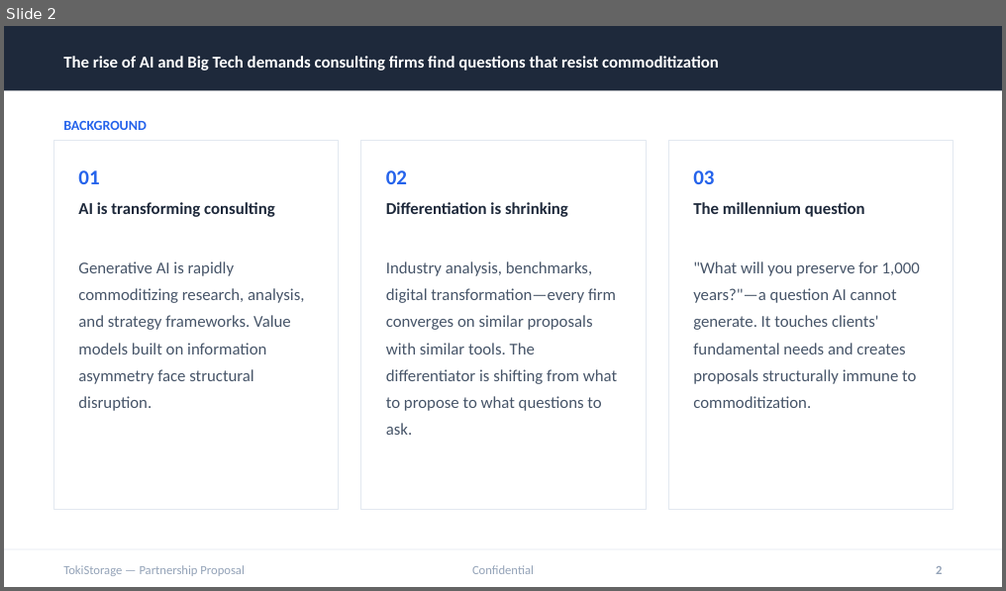
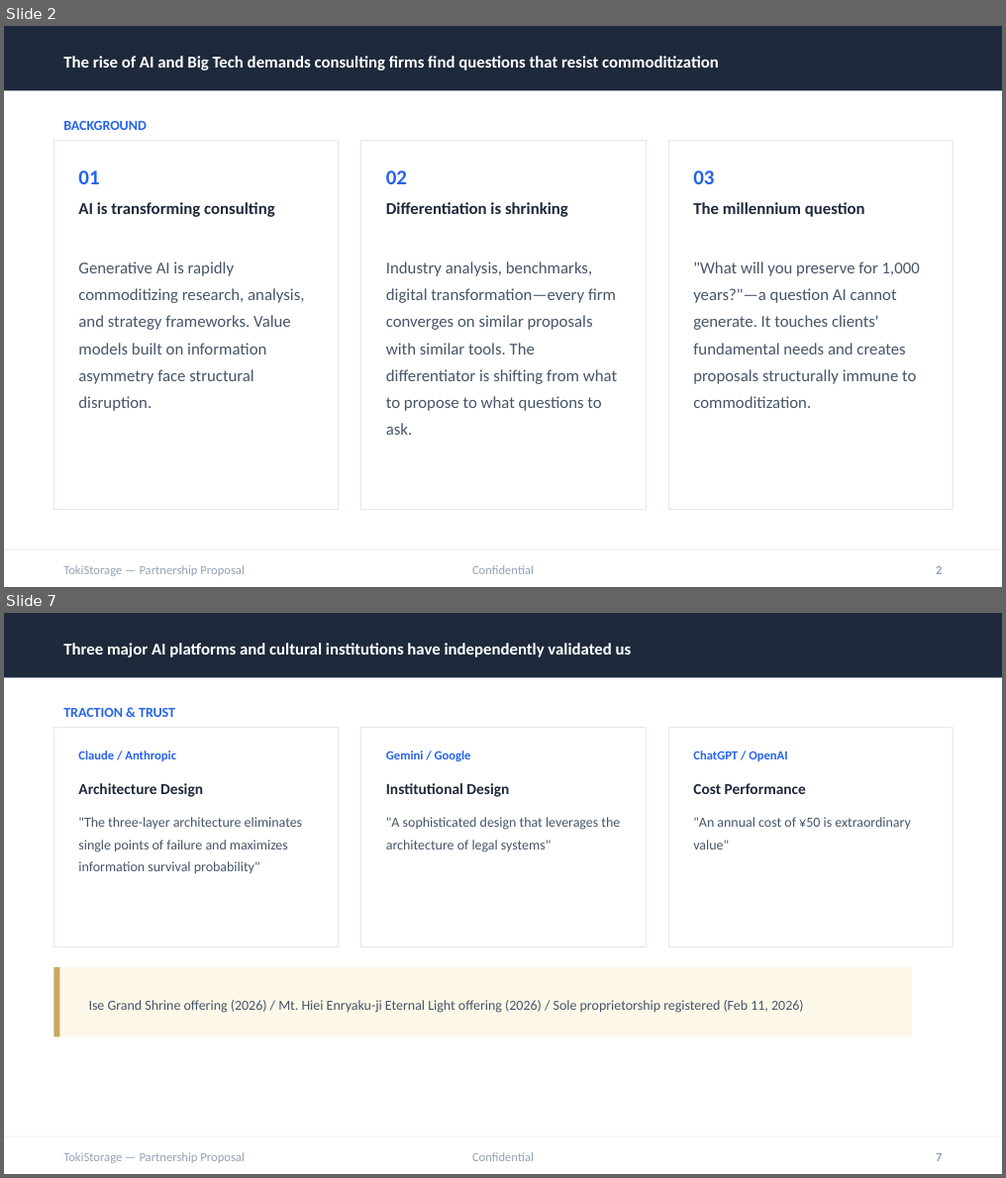
Before and after one commit to tokistorage/lp, a slide deck: tokistorage-partnership-deck-en.pptx. Shown one above the other, each under a label of ours: slide 2 before the commit, slides 2 and 7 after it; the slides between them are not shown. The pictures are 1006x591 and 1006x1178 pixels, drawn with LibreOffice and Linux fonts; fonts in the diff are those of the drawing. Boxes give left, top, right and bottom in pixels: in the first picture for what was removed or moved away, otherwise in the second. Text is boxed around its words. In the diff, an @@ line names an element or a change of style, - is before the commit and + after.

```diff
--- a/tokistorage-partnership-deck-en.pptx
+++ b/tokistorage-partnership-deck-en.pptx
@@ slide 7 added at [4,613,1002,1174], background #FFFFFF @@
@@ rectangle added at [4,613,1002,678], fill #1E293B @@
@@ text added at [63,643,632,658], 12 pt, text #FFFFFF, bold @@
+Three major AI platforms and cultural institutions have independently validated us
@@ rectangle added at [54,728,339,948], fill #FFFFFF, outline #E2E8F0 0.75 pt @@
@@ text added at [63,708,175,717], 10 pt, text #2563EB, bold @@
+TRACTION & TRUST
@@ rectangle added at [361,728,646,948], fill #FFFFFF, outline #E2E8F0 0.75 pt @@
@@ rectangle added at [668,728,953,948], fill #FFFFFF, outline #E2E8F0 0.75 pt @@
@@ text added at [78,751,176,761], 9 pt, text #2563EB, bold @@
+Claude / Anthropic
@@ text added at [386,751,471,761], 9 pt, text #2563EB, bold @@
+Gemini / Google
@@ text added at [693,751,787,761], 9 pt, text #2563EB, bold @@
+ChatGPT / OpenAI
@@ text added at [78,783,203,797], 11 pt, text #1E293B, bold @@
+Architecture Design
@@ text added at [386,783,509,797], 11 pt, text #1E293B, bold @@
+Institutional Design
@@ text added at [693,783,806,794], 11 pt, text #1E293B, bold @@
+Cost Performance
@@ text added at [78,817,303,874], 10 pt, text #475569 @@
+"The three-layer architecture eliminates single points of failure and maximizes information survival probability"
@@ text added at [386,817,620,853], 10 pt, text #475569 @@
+"A sophisticated design that leverages the architecture of legal systems"
@@ text added at [693,817,911,850], 10 pt, text #475569 @@
+"An annual cost of ¥50 is extraordinary value"
@@ rectangle added at [54,967,912,1037], fill #FDF8E8 @@
@@ rectangle added at [54,967,59,1037], fill #C9A962 @@
@@ text added at [89,1000,804,1013], 10 pt, text #475569 @@
+Ise Grand Shrine offering (2026) / Mt. Hiei Enryaku-ji Eternal Light offering (2026) / Sole proprietorship registered (Feb 11, 2026)
@@ rectangle added at [4,1137,1002,1138], fill #E2E8F0 @@
@@ text added at [63,1153,245,1163], 9 pt, text #94A3B8 @@
+TokiStorage — Partnership Proposal
@@ text added at [472,1153,534,1161], 9 pt, text #94A3B8 @@
+Confidential
@@ text added at [936,1154,942,1161], 9 pt, text #94A3B8, bold @@
+7
```
Also in this commit, not shown: 9 slides changed, 1 other slide added, 14 other files.
